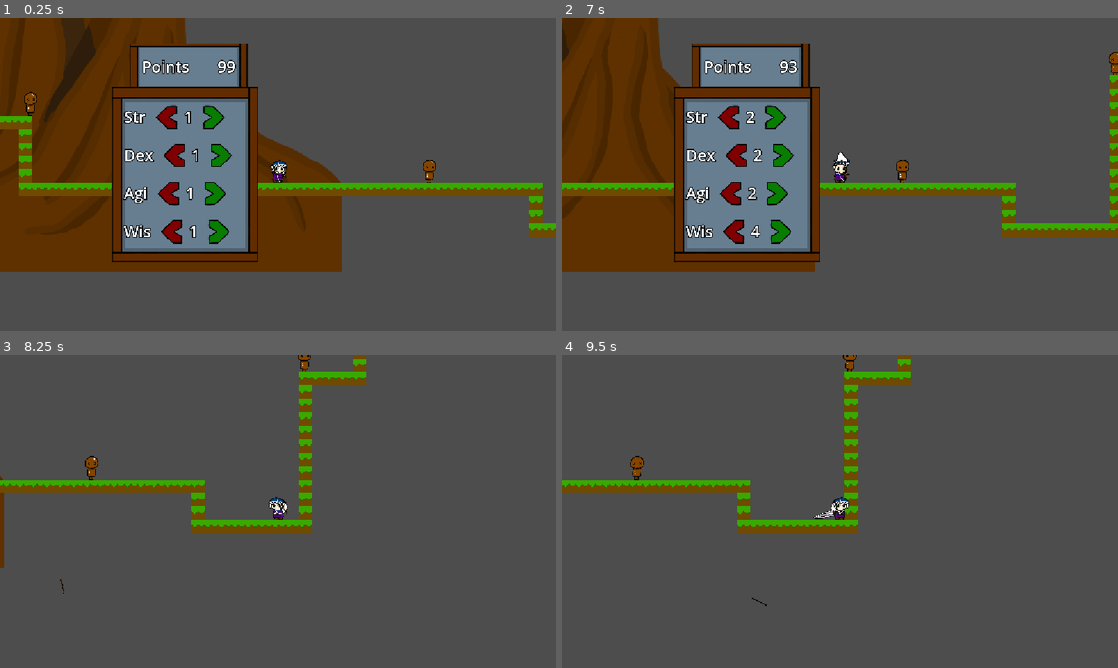
Above: before the commit, frames 1-4 (two rows, left to right).
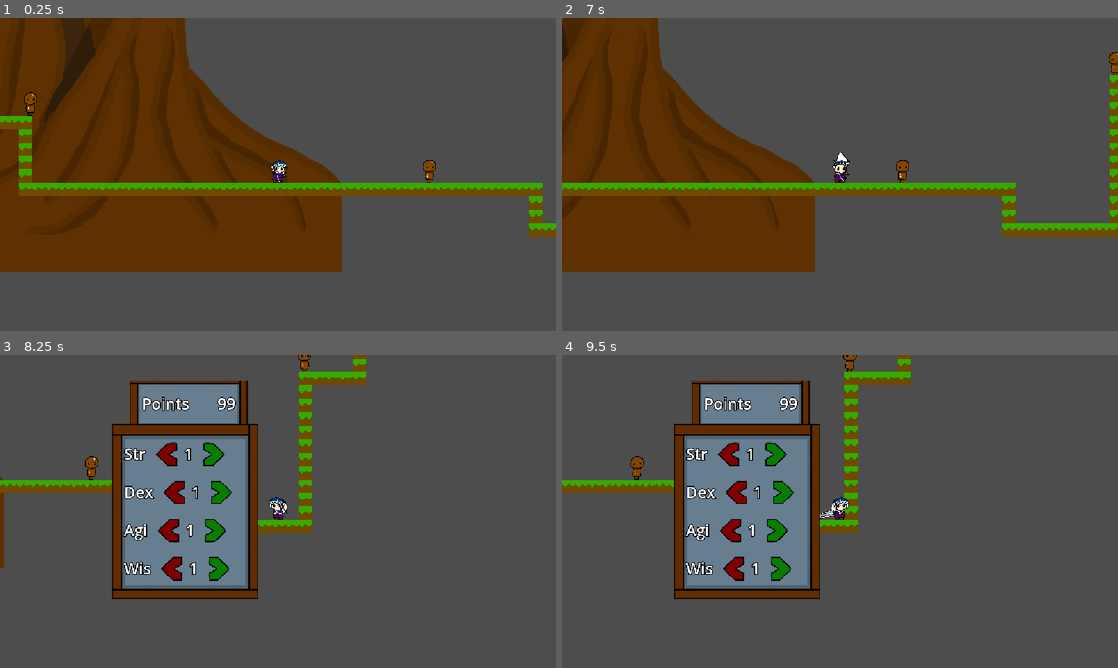
Above: after the commit, the same moments.

Repository: Nelinnia/azure-leaf-forest
Game: Godot game, scene res://Levels/testing_level.tscn
Two runs of this game, one before a commit and one after it. Both use one fixed random seed, a clock stepped at 60 frames per second and the inputs below.
Inputs (mouse positions are in pixels of both pictures, inside the frame that each line leads up to):
- Up to frame 1 (0.25 s): no input
- Up to frame 2 (7 s): click (728, 118) at 0.52 s; click (773, 118) at 1.27 s; click (734, 155) at 2.02 s; click (778, 155) at 2.77 s; click (728, 193) at 3.52 s; click (773, 193) at 4.27 s; click (734, 230) at 5.02 s; click (778, 230) at 5.77 s; tap Enter at 6.5 s; move the mouse to (962, 158) at 6.52 s; press the mouse at (962, 158) at 6.53 s; hold D (move_right) from 6.53 s (still down); tap Space (jump) at 6.77 s
- Up to frame 3 (8.25 s): move the mouse to (166, 527) at 7.27 s; release the mouse at (166, 527) at 7.28 s; click (166, 527) at 7.35 s; tap Space (jump) at 7.52 s; move the mouse to (333, 442) at 8.02 s; release D (move_right) at 8.03 s; press the mouse at (333, 442) at 8.03 s; hold A (move_left) from 8.03 s (still down); tap P (stat_panel) at 8.1 s
- Up to frame 4 (9.5 s): move the mouse to (812, 574) at 8.77 s; release A (move_left) at 8.78 s; release the mouse at (812, 574) at 8.78 s; hold D (move_right) from 8.78 s (still down); tap Tab (weapon_swap) at 8.85 s; tap Space (jump) at 9.02 s; click (812, 574) at 9.05 s

The runs differ from the first frame. In frame 1, 16% of the frame differs, in the area x 20-47%, y 8-78%; in frame 2, 16%; in frame 3, 18%, in the area x 10-47%, y 8-78%; in frame 4, 18%.

Commit message:
added damage text, bow damage, NPC node reparent

Diff:
--- a/NPCs/NPC.gd
+++ b/NPCs/NPC.gd
@@ -1,5 +1,5 @@
 class_name NPC
-extends Node
+extends Area2D
 
 
 @export var health :int= 100: set = set_health
@@ -25,6 +25,10 @@
 func take_damage(damage: int) -> void:
 	set_health(health - damage)
 
+	var damage_indicator :Node2D= preload("res://User Interface/HUD/damage_indicator.tscn").instantiate()
+	get_tree().current_scene.add_child(damage_indicator)
+	damage_indicator.global_position = global_position
+	damage_indicator.display_amount(damage)
 
 
 func _die(was_killed :bool= false) -> void:
--- a/NPCs/PracticeTarget/standing_target.tscn
+++ b/NPCs/PracticeTarget/standing_target.tscn
@@ -1,21 +1,21 @@
 [gd_scene format=3 uid="uid://ql8lfo5qj3uf"]
 
 [ext_resource type="Texture2D" uid="uid://b6yuu862so1m2" path="res://NPCs/PracticeTarget/Standing_Target_Head_01.png" id="1_slbs5"]
-[ext_resource type="Script" uid="uid://c7e7ka2qb61xf" path="res://NPCs/PracticeTarget/standing_target.gd" id="1_xm2ot"]
+[ext_resource type="Script" uid="uid://dtrkybcq2nfx6" path="res://NPCs/NPC.gd" id="1_xm2ot"]
 [ext_resource type="Texture2D" uid="uid://dlf2drjud1363" path="res://NPCs/PracticeTarget/Standing_Target_Torso_01.png" id="2_xm2ot"]
 
 [sub_resource type="CircleShape2D" id="CircleShape2D_etno1"]
 radius = 56.764618
 
 [sub_resource type="RectangleShape2D" id="RectangleShape2D_jy78r"]
-size = Vector2(73.33333, 70)
+size = Vector2(80.85106, 85.106384)
 
 [sub_resource type="Animation" id="Animation_slbs5"]
 length = 0.001
 tracks/0/type = "value"
 tracks/0/imported = false
 tracks/0/enabled = true
-tracks/0/path = NodePath("HeadSprite:rotation")
+tracks/0/path = NodePath("../HeadSprite:rotation")
 tracks/0/interp = 1
 tracks/0/loop_wrap = true
 tracks/0/keys = {
@@ -27,7 +27,7 @@
 tracks/1/type = "value"
 tracks/1/imported = false
 tracks/1/enabled = true
-tracks/1/path = NodePath("HeadSprite:position")
+tracks/1/path = NodePath("../HeadSprite:position")
 tracks/1/interp = 1
 tracks/1/loop_wrap = true
 tracks/1/keys = {
@@ -47,7 +47,7 @@
 tracks/0/type = "value"
 tracks/0/imported = false
 tracks/0/enabled = true
-tracks/0/path = NodePath("HeadSprite:rotation")
+tracks/0/path = NodePath("../HeadSprite:rotation")
 tracks/0/interp = 1
 tracks/0/loop_wrap = true
 tracks/0/keys = {
@@ -59,7 +59,7 @@
 tracks/1/type = "value"
 tracks/1/imported = false
 tracks/1/enabled = true
-tracks/1/path = NodePath("HeadSprite:position")
+tracks/1/path = NodePath("../HeadSprite:position")
 tracks/1/interp = 1
 tracks/1/loop_wrap = true
 tracks/1/keys = {
@@ -76,33 +76,34 @@
 &"head_hit": SubResource("Animation_xm2ot")
 }
 
-[node name="StandingTarget" type="Node2D" unique_id=1637686509]
+[node name="StandingTarget" type="Area2D" unique_id=1412847585]
+collision_layer = 4
+collision_mask = 4
+script = ExtResource("1_xm2ot")
+
+[node name="HeadCollisionShape2D" type="CollisionShape2D" parent="." unique_id=2079542064]
+unique_name_in_owner = true
+position = Vector2(2.000001, -12.000006)
 scale = Vector2(0.3, 0.3)
-script = ExtResource("1_xm2ot")
-health = 1000
+shape = SubResource("CircleShape2D_etno1")
+debug_color = Color(0.60694355, 0.10777175, 4.813075e-08, 0.41960785)
+
+[node name="BodyCollisionShape2D2" type="CollisionShape2D" parent="." unique_id=236527901]
+unique_name_in_owner = true
+position = Vector2(1.4999999, 11)
+scale = Vector2(0.235, 0.235)
+shape = SubResource("RectangleShape2D_jy78r")
+debug_color = Color(0.60694355, 0.10777175, 4.813075e-08, 0.41960785)
 
 [node name="HeadSprite" type="Sprite2D" parent="." unique_id=251509438]
-position = Vector2(-3, -2)
+position = Vector2(-0.90000004, -0.6)
+scale = Vector2(0.3, 0.3)
 texture = ExtResource("1_slbs5")
 
 [node name="BodySprite" type="Sprite2D" parent="." unique_id=660905927]
+scale = Vector2(0.3, 0.3)
 texture = ExtResource("2_xm2ot")
 
-[node name="Area2D" type="Area2D" parent="." unique_id=1412847585]
-collision_layer = 4
-collision_mask = 4
-
-[node name="HeadCollisionShape2D" type="CollisionShape2D" parent="Area2D" unique_id=2079542064]
-unique_name_in_owner = true
-position = Vector2(6.666666, -40.000015)
-shape = SubResource("CircleShape2D_etno1")
-debug_color = Color(0.60694355, 0.10777175, 4.813075e-08, 0.41960785)
-
-[node name="BodyCollisionShape2D2" type="CollisionShape2D" parent="Area2D" unique_id=236527901]
-unique_name_in_owner = true
-position = Vector2(3.3333333, 36.666664)
-shape = SubResource("RectangleShape2D_jy78r")
-debug_color = Color(0.60694355, 0.10777175, 4.813075e-08, 0.41960785)
-
 [node name="AnimationPlayer" type="AnimationPlayer" parent="." unique_id=1725981923]
+root_node = NodePath("")
 libraries/ = SubResource("AnimationLibrary_5rln3")
--- a/Player/Weapons/Bow/Arrows/basic_arrow.gd
+++ b/Player/Weapons/Bow/Arrows/basic_arrow.gd
@@ -24,6 +24,7 @@
 # Called when the node enters the scene tree for the first time.
 func _ready() -> void:
 	area_entered.connect(_on_area_entered)
+	body_entered.connect(_on_body_entered)
 
 
 var _rotation_sign :float= 1.0
@@ -50,5 +51,9 @@
 		queue_free()
 
 
-func _on_area_entered(other_area: Area2D) -> void:
+func _on_area_entered(other_area: Area2D) -> void: #detects NPCs
+	if other_area is NPC:
+		other_area.take_damage(bow.base_bow_damage)
 	queue_free()
+func _on_body_entered(body: Node2D) -> void: #detects the ground
+	queue_free()
--- a/Player/Weapons/Bow/Arrows/basic_arrow.tscn
+++ b/Player/Weapons/Bow/Arrows/basic_arrow.tscn
@@ -4,16 +4,16 @@
 [ext_resource type="Script" uid="uid://bml3t6puato5j" path="res://Player/Weapons/Bow/Arrows/basic_arrow.gd" id="1_cxx4f"]
 
 [sub_resource type="RectangleShape2D" id="RectangleShape2D_nq3hm"]
-size = Vector2(41, 18)
+size = Vector2(33.833332, 18)
 
 [node name="BasicArrow" type="Area2D" unique_id=296111389]
 scale = Vector2(0.3, 0.3)
-collision_layer = 2
-collision_mask = 2
+collision_layer = 8
+collision_mask = 6
 script = ExtResource("1_cxx4f")
 
 [node name="CollisionShape2D" type="CollisionShape2D" parent="." unique_id=1870051525]
-position = Vector2(53.333332, 3.3333333)
+position = Vector2(49.749996, 3.3333333)
 shape = SubResource("RectangleShape2D_nq3hm")
 debug_color = Color(0.956139, 0.19117999, 0.23758855, 0.41960785)
 
--- a/Player/Weapons/Bow/weapon_bow.gd
+++ b/Player/Weapons/Bow/weapon_bow.gd
@@ -14,6 +14,7 @@
 const BASIC_ARROW :PackedScene= preload("res://Player/Weapons/Bow/Arrows/basic_arrow.tscn")
 
 var draw_counter :int= 0
+@export var base_bow_damage :int= 5
 
 var aim_angle :float= 0.0
 var is_locked_out :bool= false
@@ -55,6 +56,7 @@
 	get_tree().current_scene.add_child(arrow)
 	arrow.global_position = bow_marker.global_position
 	arrow.global_rotation = aim_angle
+	arrow.bow = self
 	arrow.apply_charge(draw_counter)
 
 	launch_backward()
--- a/Player/autoload_player_stats.gd
+++ b/Player/autoload_player_stats.gd
@@ -40,9 +40,9 @@
 
 
 func get_sword_damage_bonus() -> float:
-	return strength * 1.5
+	return strength * 3
 func get_bow_damage_bonus() -> float:
-	return dexterity * 1.2
+	return dexterity * 2
 
 func get_jump_bonus() -> float:
 	return strength * 5.0 #base 200
--- a/Player/weapon_sword.gd
+++ b/Player/weapon_sword.gd
@@ -18,6 +18,8 @@
 
 var charges :int= 0
 @export var max_charge :int= 3
+
+@export var base_sword_damage :int= 10
 
 
 func _ready() -> void:
--- /dev/null
+++ b/User Interface/HUD/damage_indicator.gd
@@ -0,0 +1,13 @@
+class_name DamageIndicator
+extends Node2D
+
+@onready var label: Label = %Label
+
+var is_crit :bool= false
+
+func display_amount(amount: int) -> void:
+	position.x += randf_range(-32, 32)
+	label.text = str(amount)
+	if is_crit:
+		label.add_theme_color_override("font_color", Color(0.8, 0.6, 0.0))
+		label.add_theme_color_override("font_outline_color", Color(0, 0, 0, 1))
--- /dev/null
+++ b/User Interface/HUD/damage_indicator.tscn
@@ -0,0 +1,69 @@
+[gd_scene format=3 uid="uid://c22e1kwlgmbte"]
+
+[ext_resource type="Script" uid="uid://c5egypq1v11f2" path="res://User Interface/HUD/damage_indicator.gd" id="1_0vpd4"]
+
+[sub_resource type="Animation" id="Animation_wsjqt"]
+length = 0.001
+tracks/0/type = "value"
+tracks/0/imported = false
+tracks/0/enabled = true
+tracks/0/path = NodePath("Label:position")
+tracks/0/interp = 1
+tracks/0/loop_wrap = true
+tracks/0/keys = {
+"times": PackedFloat32Array(0),
+"transitions": PackedFloat32Array(1),
+"update": 0,
+"values": [Vector2(0, 0)]
+}
+
+[sub_resource type="Animation" id="Animation_dsgys"]
+resource_name = "simple_damage"
+tracks/0/type = "value"
+tracks/0/imported = false
+tracks/0/enabled = true
+tracks/0/path = NodePath("Label:position")
+tracks/0/interp = 1
+tracks/0/loop_wrap = true
+tracks/0/keys = {
+"times": PackedFloat32Array(0, 1),
+"transitions": PackedFloat32Array(1, 1),
+"update": 0,
+"values": [Vector2(0, 0), Vector2(0, -85)]
+}
+tracks/1/type = "method"
+tracks/1/imported = false
+tracks/1/enabled = true
+tracks/1/path = NodePath(".")
+tracks/1/interp = 1
+tracks/1/loop_wrap = true
+tracks/1/keys = {
+"times": PackedFloat32Array(1),
+"transitions": PackedFloat32Array(1),
+"values": [{
+"args": [],
+"method": &"queue_free"
+}]
+}
+
+[sub_resource type="AnimationLibrary" id="AnimationLibrary_ftpgd"]
+_data = {
+&"RESET": SubResource("Animation_wsjqt"),
+&"simple_damage": SubResource("Animation_dsgys")
+}
+
+[node name="DamageIndicator" type="Node2D" unique_id=1229939393]
+script = ExtResource("1_0vpd4")
+
+[node name="Label" type="Label" parent="." unique_id=1605613999]
+unique_name_in_owner = true
+offset_right = 30.0
+offset_bottom = 23.0
+theme_override_colors/font_outline_color = Color(0, 0, 0, 1)
+theme_override_constants/outline_size = 7
+text = "000"
+horizontal_alignment = 1
+
+[node name="AnimationPlayer" type="AnimationPlayer" parent="." unique_id=81595085]
+libraries/ = SubResource("AnimationLibrary_ftpgd")
+autoplay = &"simple_damage"
--- a/User Interface/player_ui.tscn
+++ b/User Interface/player_ui.tscn
@@ -23,6 +23,7 @@
 script = ExtResource("1_6daay")
 
 [node name="StatControl" parent="GameUI" unique_id=125857881 instance=ExtResource("1_akys6")]
+visible = false
 layout_mode = 0
 offset_left = 228.0
 offset_top = 140.0
--- a/project.godot
+++ b/project.godot
@@ -78,6 +78,7 @@
 2d_physics/layer_1="Player"
 2d_physics/layer_2="World"
 2d_physics/layer_3="NPCs"
+2d_physics/layer_4="Projectile"
 
 [physics]
 
Not shown, added: User Interface/HUD/damage_indicator.gd.uid
